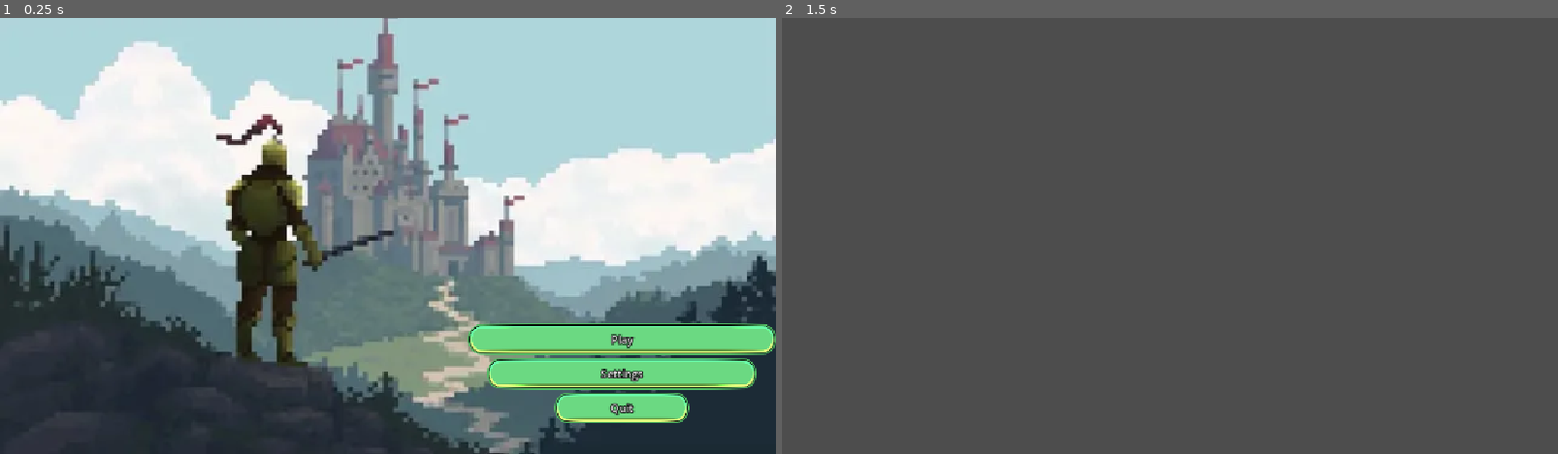
Above: before the commit, frames 1-2 (left to right).
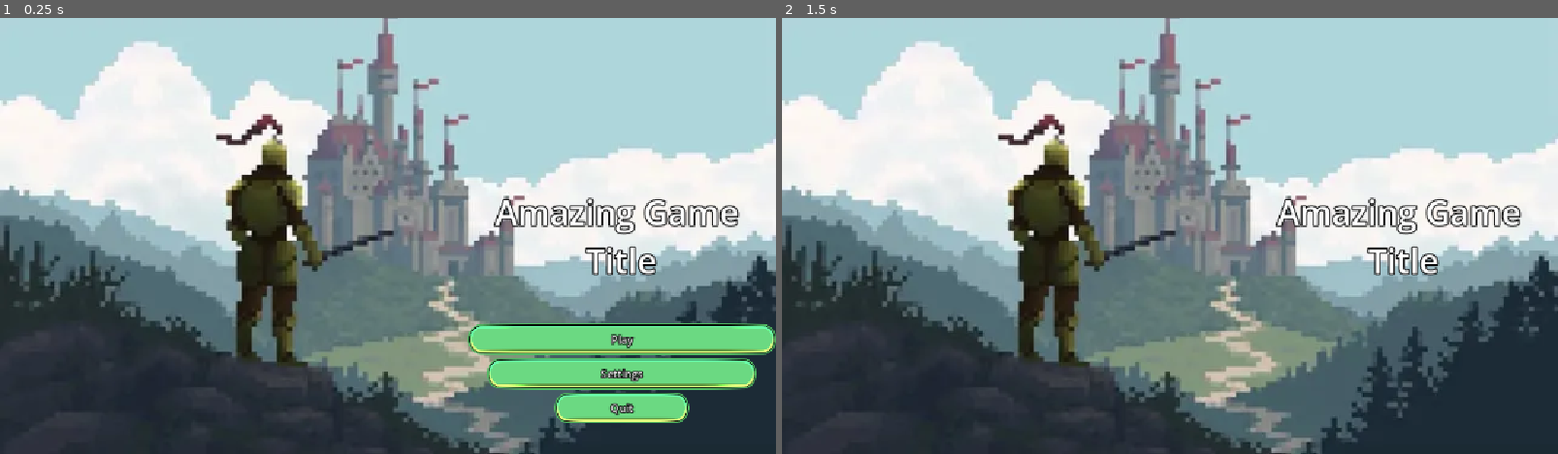
Above: after the commit, the same moments.

Repository: coco4332/Week6-Accessibility
Game: Godot game, scene res://obj/ui/menu_start.tscn
Same seed, same stepped clock (60 frames per second), same inputs: the game is played once before the commit and once after it. This scene is started directly instead of the project's main scene.
Inputs (mouse positions are in pixels of both pictures, inside the frame that each line leads up to):
- Up to frame 1 (0.25 s): no input
- Up to frame 2 (1.5 s): click "Settings" at 0.5 s; tap Enter at 1.25 s; move the mouse to (1340, 214) at 1.27 s

The runs differ from the first frame. In frame 1, 1.3% of the frame differs, in the area x 63-96%, y 41-60%; in frame 2, 96%, in the area x 0-100%, y 0-100%.

Commit message:
Fixed scene layout

Diff:
--- a/week-6-accessibility/obj/ui/menu_start.tscn
+++ b/week-6-accessibility/obj/ui/menu_start.tscn
@@ -6,7 +6,7 @@
 [ext_resource type="Script" uid="uid://cy0mxu1j2a6cx" path="res://src/ui/submenu_button.gd" id="4_0icg3"]
 [ext_resource type="PackedScene" uid="uid://6apofyulx41d" path="res://obj/ui/menu_setttings.tscn" id="5_hmxho"]
 
-[node name="Menu" type="Control" unique_id=22247024 node_paths=PackedStringArray("start_button", "quit_button")]
+[node name="Start" type="Control" unique_id=22247024]
 layout_mode = 3
 anchors_preset = 15
 anchor_right = 1.0
@@ -14,11 +14,8 @@
 grow_horizontal = 2
 grow_vertical = 2
 theme = ExtResource("1_lqqkx")
-script = ExtResource("2_lwe3o")
-start_button = NodePath("TextureRect/VBoxContainer/Play")
-quit_button = NodePath("TextureRect/VBoxContainer/Quit")
 
-[node name="TextureRect" type="TextureRect" parent="." unique_id=35160272]
+[node name="Background" type="TextureRect" parent="." unique_id=35160272]
 layout_mode = 1
 anchors_preset = 15
 anchor_right = 1.0
@@ -27,7 +24,18 @@
 grow_vertical = 2
 texture = ExtResource("2_841yp")
 
-[node name="VBoxContainer" type="VBoxContainer" parent="TextureRect" unique_id=1438222219]
+[node name="Main" type="Control" parent="." unique_id=212094869 node_paths=PackedStringArray("start_button", "quit_button")]
+layout_mode = 1
+anchors_preset = 15
+anchor_right = 1.0
+anchor_bottom = 1.0
+grow_horizontal = 2
+grow_vertical = 2
+script = ExtResource("2_lwe3o")
+start_button = NodePath("VBoxContainer/Play")
+quit_button = NodePath("VBoxContainer/Quit")
+
+[node name="VBoxContainer" type="VBoxContainer" parent="Main" unique_id=1438222219]
 layout_mode = 1
 anchors_preset = 3
 anchor_left = 1.0
@@ -39,21 +47,21 @@
 grow_horizontal = 0
 grow_vertical = 0
 
-[node name="Play" type="Button" parent="TextureRect/VBoxContainer" unique_id=1856464979]
+[node name="Play" type="Button" parent="Main/VBoxContainer" unique_id=1856464979]
 layout_mode = 2
 text = "Play"
 
-[node name="Settings" type="Button" parent="TextureRect/VBoxContainer" unique_id=1288090878 node_paths=PackedStringArray("parent_menu", "submenu")]
+[node name="Settings" type="Button" parent="Main/VBoxContainer" unique_id=1288090878 node_paths=PackedStringArray("parent_menu", "submenu")]
 custom_minimum_size = Vector2(400, 0)
 layout_mode = 2
 size_flags_horizontal = 4
 size_flags_vertical = 4
 text = "Settings"
 script = ExtResource("4_0icg3")
-parent_menu = NodePath("../../..")
+parent_menu = NodePath("../..")
 submenu = NodePath("../../../Setttings/Main")
 
-[node name="Quit" type="Button" parent="TextureRect/VBoxContainer" unique_id=1060868780]
+[node name="Quit" type="Button" parent="Main/VBoxContainer" unique_id=1060868780]
 custom_minimum_size = Vector2(200, 0)
 layout_mode = 2
 size_flags_horizontal = 4
@@ -63,9 +71,28 @@
 [node name="Setttings" parent="." unique_id=669599504 instance=ExtResource("5_hmxho")]
 visible = false
 layout_mode = 1
+mouse_filter = 2
 
 [node name="Main" parent="Setttings" index="0" unique_id=824564387 node_paths=PackedStringArray("parent_menu")]
 close_on_start = true
 parent_menu = NodePath("../..")
 
+[node name="GameTitle" type="Label" parent="." unique_id=352128394]
+layout_mode = 1
+anchors_preset = 6
+anchor_left = 1.0
+anchor_top = 0.5
+anchor_right = 1.0
+anchor_bottom = 0.5
+offset_left = -417.0
+offset_top = -70.5
+offset_right = -42.0
+offset_bottom = 70.5
+grow_horizontal = 0
+grow_vertical = 2
+theme_override_font_sizes/font_size = 50
+text = "Amazing Game
+Title"
+horizontal_alignment = 1
+
 [editable path="Setttings"]
